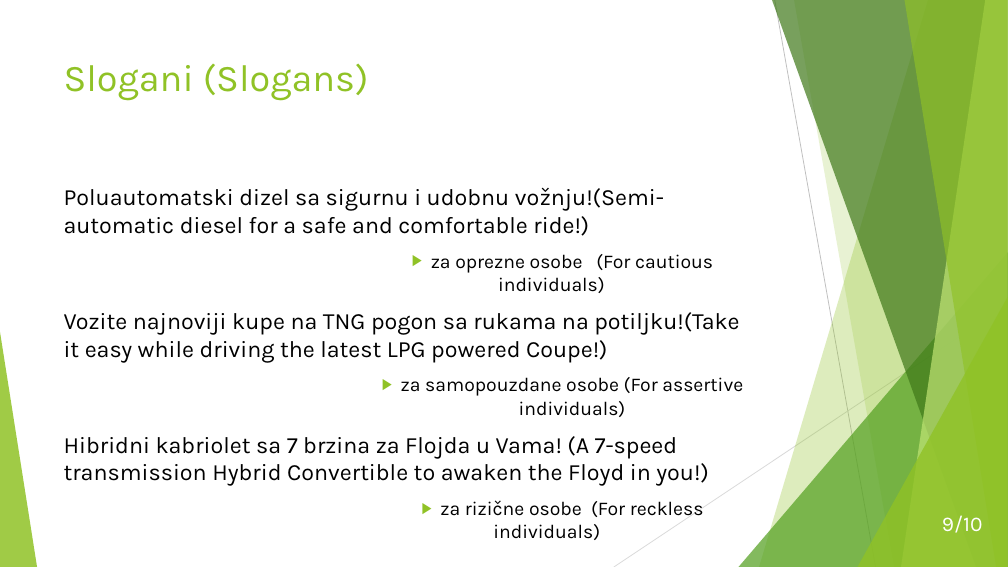
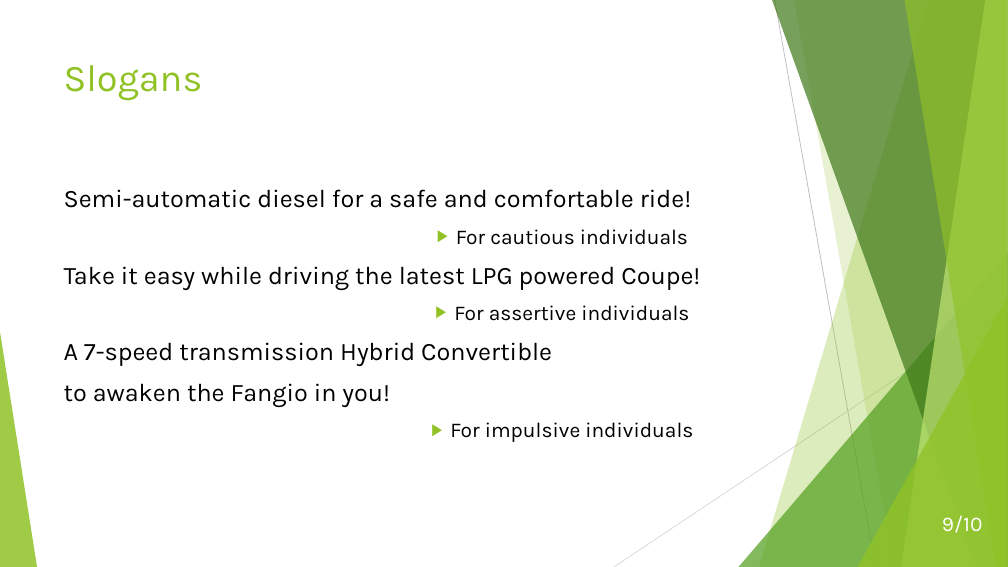
Before and after one commit to MarinaNikolic/UPR, a slide deck: slide 9 of mindgenomix-english.pptx. Drawn at 1008x567 pixels with LibreOffice and Linux fonts; fonts in the diff are those of the drawing. Boxes give left, top, right and bottom in pixels: in the first picture for what was removed or moved away, otherwise in the second. Text is boxed around its words. In the diff, an @@ line names an element or a change of style, - is before the commit and + after.

```diff
--- a/mindgenomix-english.pptx
+++ b/mindgenomix-english.pptx
@@ title at <box>64,65,203,101</box>: text changed @@
-Slogani (Slogans)
+Slogans
@@ text at <box>64,189,700,442</box>: text changed; size 22.2 to 24 pt @@
-Poluautomatski dizel sa sigurnu i udobnu vožnju!(Semi-automatic diesel for a safe and comfortable ride!)
-                ▶ za oprezne osobe (For cautious individuals) m
-Vozite najnoviji kupe na TNG pogon sa rukama na potiljku!(Take it easy while driving the latest LPG powered Coupe!)
-                ▶ za samopouzdane osobe (For assertive individuals)
-Hibridni kabriolet sa 7 brzina za Flojda u Vama! (A 7-speed transmission Hybrid Convertible to awaken the Floyd in you!)
-                ▶ za rizične osobe (For reckless individuals) m
+Semi-automatic diesel for a safe and comfortable ride!
+                ▶ For cautious individuals
+Take it easy while driving the latest LPG powered Coupe!
+                ▶ For assertive individuals
+A 7-speed transmission Hybrid Convertible
+to awaken the Fangio in you!
+                ▶ For impulsive individuals
```
Also in this commit, not shown: 9 other slides changed.
